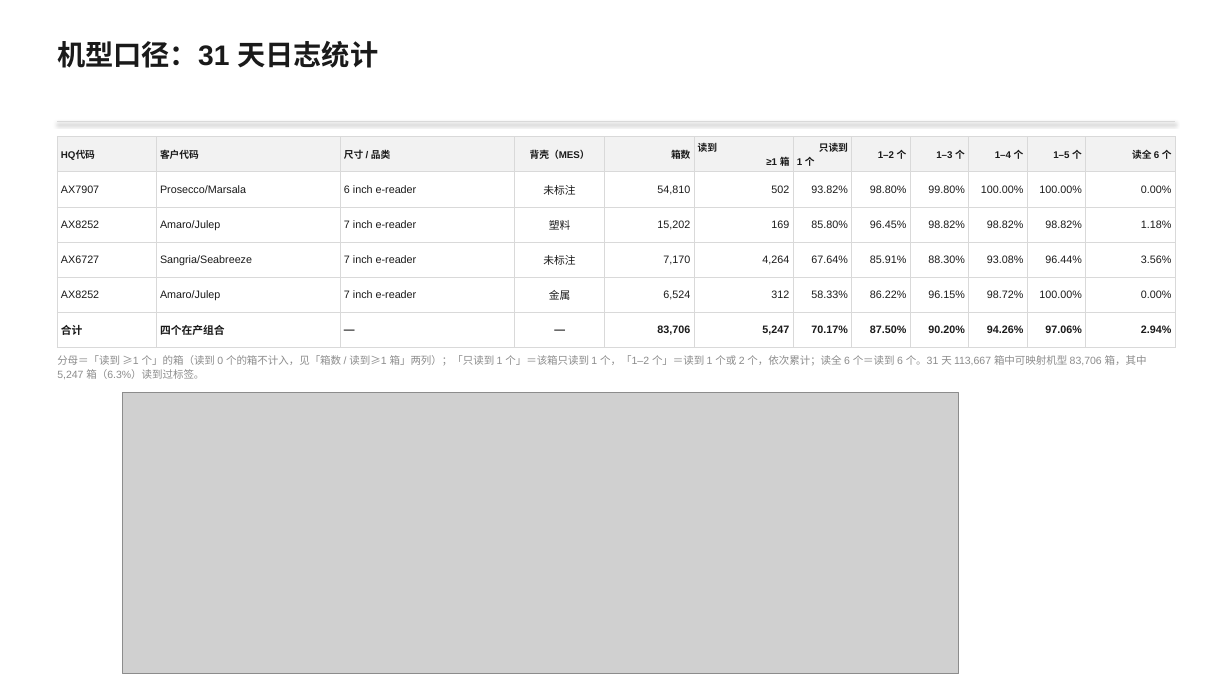
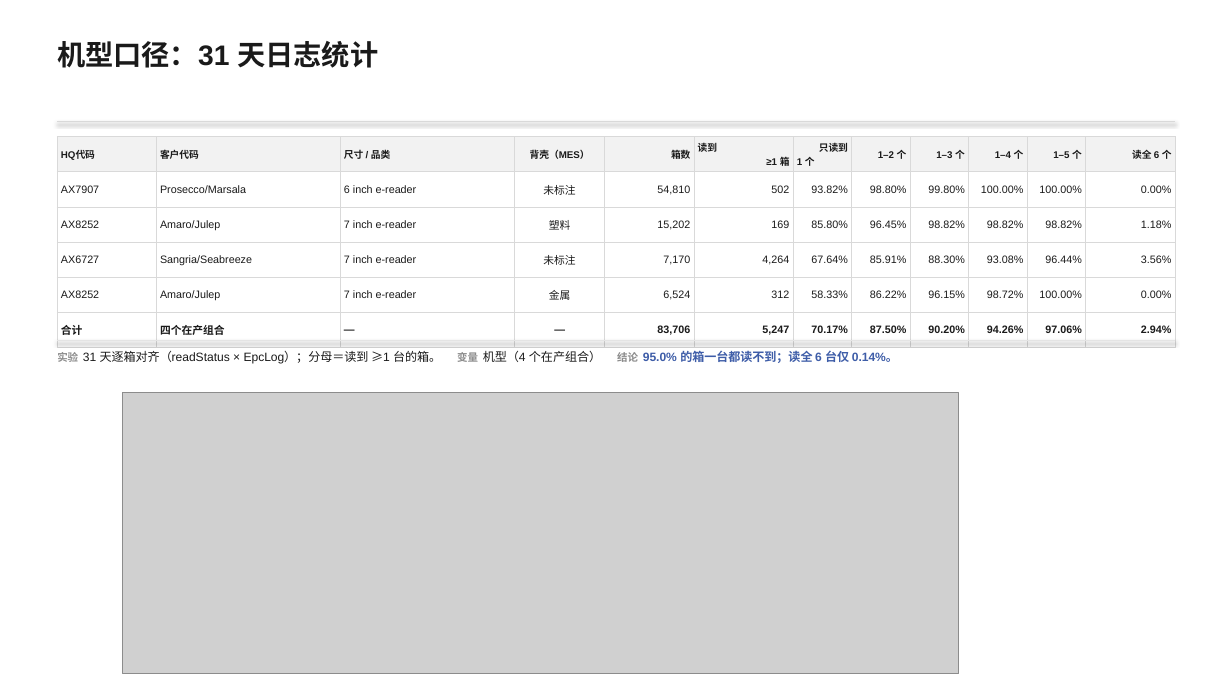
Before and after one commit to iypeep/test_1, a slide deck: slide 5 of RFID读取评估_2026-10-21/09_报告/RFID读取能力评估_2026-10-23.pptx (slide 4 before the commit). Drawn at 1232x693 pixels with LibreOffice and Linux fonts; fonts in the diff are those of the drawing; grey boxes stand for pictures. Boxes give left, top, right and bottom in pixels: in the first picture for what was removed or moved away, otherwise in the second. Text is boxed around its words. In the diff, an @@ line names an element or a change of style, - is before the commit and + after.

Commit message:
feat(rfid): 客户版简洁重排 —— 加目录、A1–A6 改「*面朝下」、每页实验/变量/结论三段
- 新增 P2 目录（9 条 + 页码）
- P3 六种放置方式：A1–A6 → 底面/顶面/正面/背面/左侧/右侧 朝下；图重拼 fig4_faces.png；
  表改「朝下的面 / 箱体高度 / 标签离天线」
- P4 读取方向测试：表头同步为 *面朝下；删旧长结论条与图注
- 每页底部统一 实验 ｜ 变量 ｜ 结论；P4/P5/R2/天线/R3/R4 的长段落收成 1–2 行
- 修两个坑：非整数 EMU 导致 PowerPoint 打不开；目录条目被当成标题命中
- make_deck_plain.py / make_fig4_faces.py；deck+pdf 过 _purify_any

```diff
--- a/RFID读取评估_2026-10-21/09_报告/RFID读取能力评估_2026-10-23.pptx
+++ b/RFID读取评估_2026-10-21/09_报告/RFID读取能力评估_2026-10-23.pptx
@@ text at (57,350,898,363): text changed; size 8.2 to 9.4 pt; text colour #8C8C8C to #1A1A1A @@
-分母＝「读到 ≥1 个」的箱（读到 0 个的箱不计入，见「箱数 / 读到≥1 箱」两列）；「只读到 1 个」＝该箱只读到 1 个，「1–2 个」＝读到 1 个或 2 个，依次累计；读全 6 个＝读到 6 个。31 天 113,667 箱中可映射机型 83,706 箱，其中 5,247 箱（6.3%）读到过标签。
+实验 31 天逐箱对齐（readStatus × EpcLog）；分母＝读到 ≥1 台的箱。 变量 机型（4 个在产组合） 结论 95.0% 的箱一台都读不到；读全 6 台仅 0.14%。
@@ line added from (57, 341) to (1175, 341), #E4E4E4 0.75 pt @@
```
Also in this commit, not shown: 7 other slides changed, 1 slide added, 8 other files.
